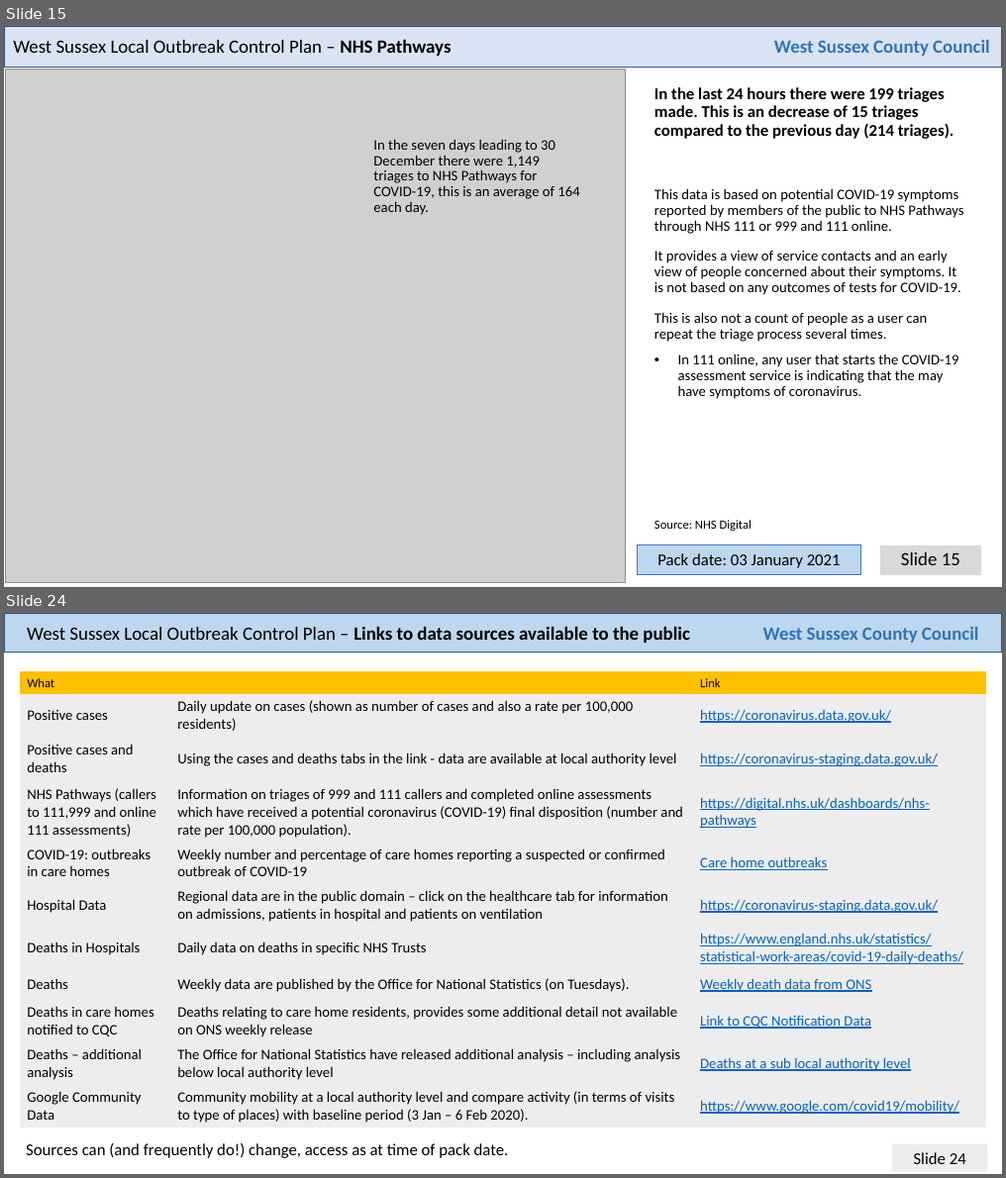
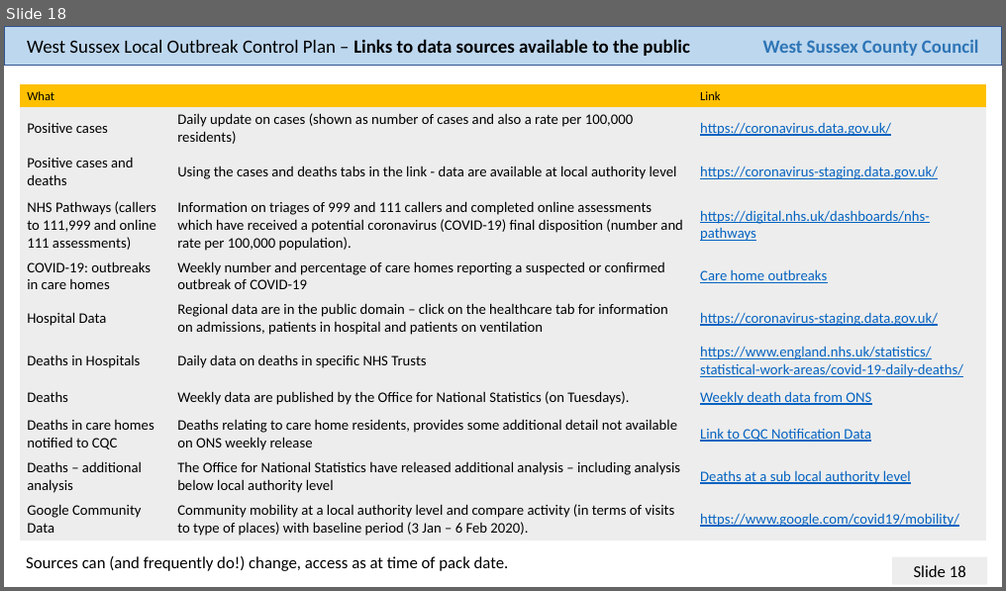
Before and after one commit to psychty/wsx_covid_datapack_public, a slide deck: Latest_West_Sussex_C19_slide_deck.pptx. Shown one above the other, each under a label of ours: slides 15 and 24 before the commit, slide 18 after it; the slides between them are not shown. The pictures are 1006x1178 and 1006x591 pixels, drawn with LibreOffice and Linux fonts; fonts in the diff are those of the drawing; grey boxes stand for pictures. Boxes give left, top, right and bottom in pixels: in the first picture for what was removed or moved away, otherwise in the second. Text is boxed around its words. In the diff, an @@ line names an element or a change of style, - is before the commit and + after.

Commit message:
update - remove pathways

```diff
--- a/Latest_West_Sussex_C19_slide_deck.pptx
+++ b/Latest_West_Sussex_C19_slide_deck.pptx
@@ slide 15 removed at <box>4,26,1002,587</box>, background #FFFFFF @@
@@ rectangle removed at <box>4,26,1002,68</box> @@
@@ text removed at <box>13,39,451,56</box> @@
-West Sussex Local Outbreak Control Plan – NHS Pathways
@@ text removed at <box>774,39,990,56</box> @@
-West Sussex County Council
@@ picture removed at <box>6,70,626,583</box> @@
@@ text removed at <box>654,87,954,139</box> @@
-In the last 24 hours there were 199 triages made. This is an decrease of 15 triages compared to the previous day (214 triages).
@@ text removed at <box>373,139,579,215</box> @@
-In the seven days leading to 30 December there were 1,149 triages to NHS Pathways for COVID-19, this is an average of 164 each day.
@@ text removed at <box>654,188,963,399</box> @@
-• This data is based on potential COVID-19 symptoms reported by members of the public to NHS Pathways through NHS 111 or 999 and 111 online.
-  It provides a view of service contacts and an early view of people concerned about their symptoms. It is not based on any outcomes of tests for COVID-19.
-  This is also not a count of people as a user can repeat the triage process several times.
-  In 111 online, any user that starts the COVID-19 assessment service is indicating that the may have symptoms of coronavirus.
@@ text removed at <box>654,520,751,531</box> @@
-Source: NHS Digital
@@ rectangle removed at <box>638,545,862,574</box> @@
-Pack date: 03 January 2021
@@ text removed at <box>880,546,981,575</box> @@
-Slide 15
@@ what was slide 24 is now slide 18 @@
@@ page number at <box>914,566,966,577</box>: text changed @@
-Slide 24
+Slide 18
```
Also in this commit, not shown: 17 slides changed, 5 other slides removed, 48 other files.
